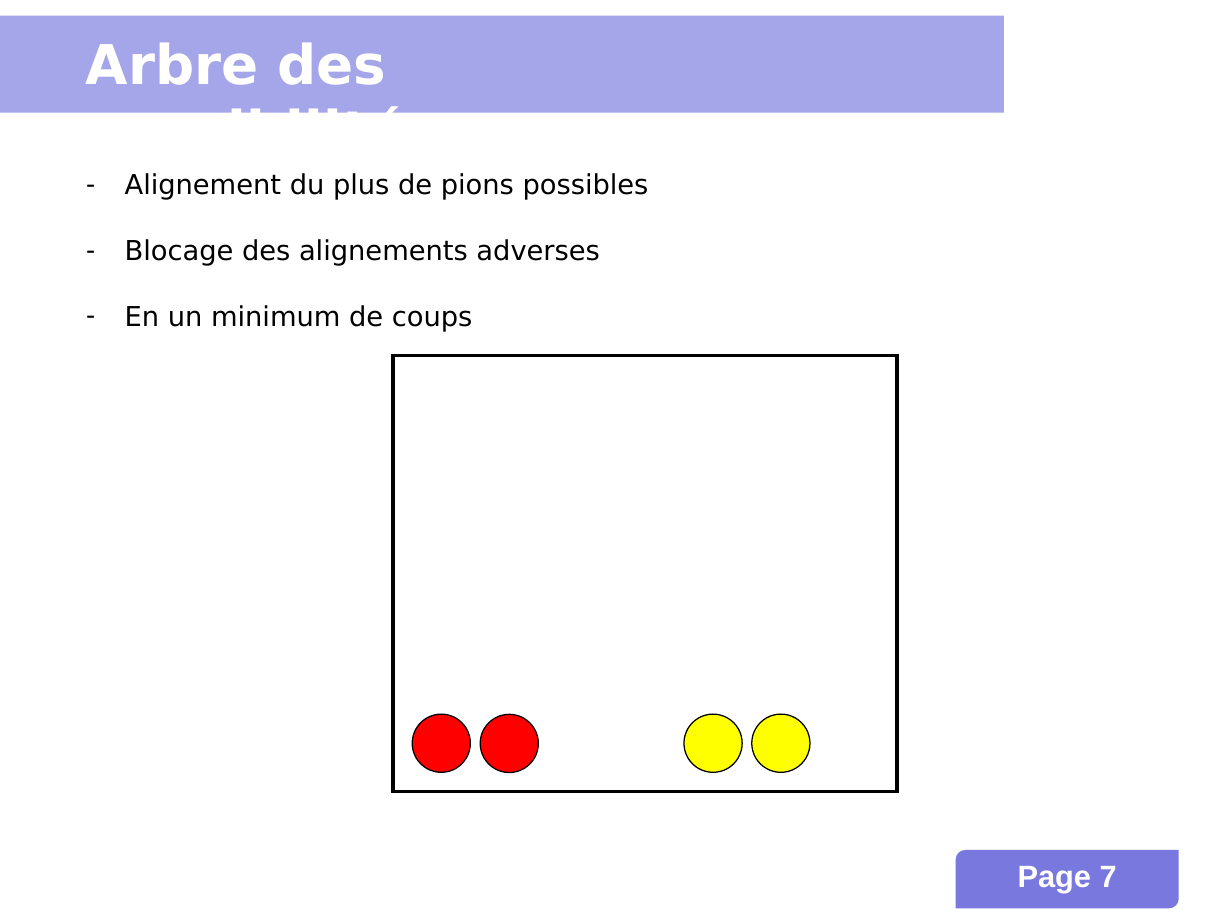
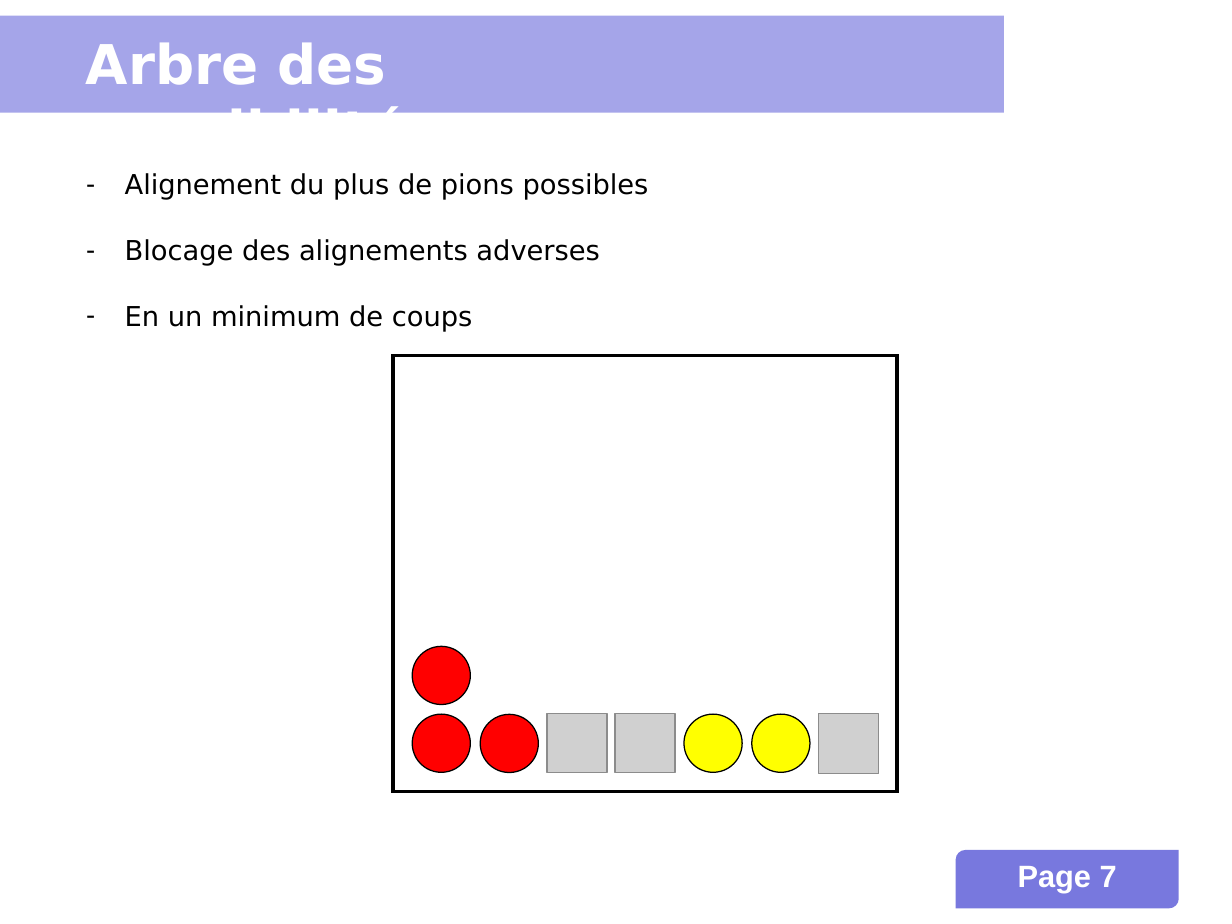
Before and after one commit to INSA-4IF-H4404-2013-2014/Connect-Four, a slide deck: slide 7 of presentation.ppt. Drawn at 1232x924 pixels with LibreOffice and Linux fonts; fonts in the diff are those of the drawing; grey boxes stand for pictures; background and template pictures are left out. Boxes give left, top, right and bottom in pixels: in the first picture for what was removed or moved away, otherwise in the second. Text is boxed around its words. In the diff, an @@ line names an element or a change of style, - is before the commit and + after.

Commit message:
PPT Changes

```diff
--- a/presentation.ppt
+++ b/presentation.ppt
@@ ellipse added at [413,647,471,705], fill #FF0000, outline #000000 0.74 pt @@
@@ picture added at [547,713,607,772] @@
@@ ellipse added at [615,715,673,772], fill #FFFF00, outline #000000 0.74 pt @@
@@ picture added at [615,713,675,772] @@
@@ picture added at [819,713,880,774] @@
```
